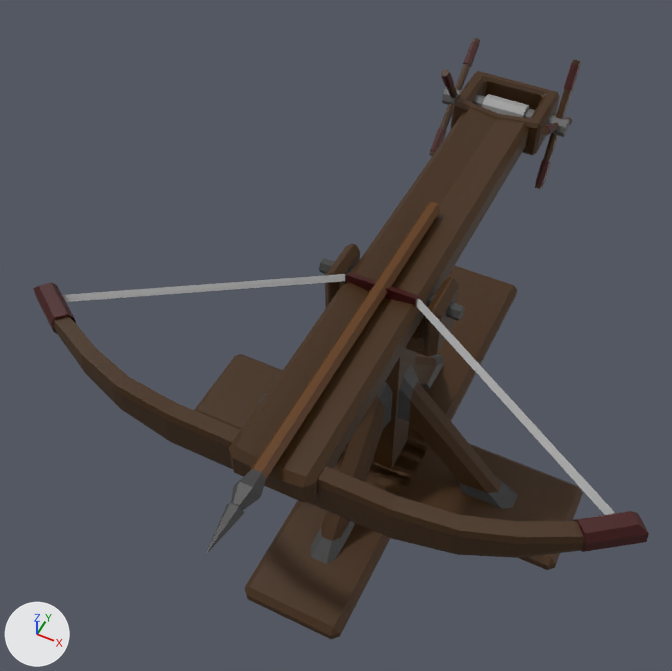
One commit to the FBX model Blender_Models/FPX/Test/Ballista.fbx: the scene before it, then after it.
One viewpoint serves both versions: a 50 mm camera at (1.02, -2.68, 4.13) aimed at (-0.31, -0.03, 0.82). Every picture has the same lights, and +X, +Y and +Z are marked at lower left. Where no turn or scale is listed for an object, it has been applied to the vertices. Vertices at the same position are counted once.

Before the edit, the objects in view are built like this:
```python
me_cube_019 = bpy.data.meshes.new('Cube.019')
me_cube_019.from_pydata(...)  # 300 vertices, 312 faces; spans x -1.02..1.02, y -1.02..1.48, z -0.07..1.29
me_cube_019.materials.append(mat_gamecolors)  # picture img_gamecolors_png
me_cube_025 = bpy.data.meshes.new('Cube.025')
me_cube_025.from_pydata(...)  # 290 vertices, 296 faces; spans x -127.0..127.0, y -14.0..15.0, z -912.0..610.0
me_cube_025.materials.append(mat_gamecolors)  # picture img_gamecolors_png
# before: 172 (-16.0, 9.0, 45.0) at pixel (348, 273), 173 (-16.0, 7.0, 62.0) at pixel (345, 281), 174 (-16.0, 10.0, 62.0) at pixel (345, 275), 178 (16.0, 9.0, 45.0) at pixel (418, 298), 179 (16.0, 7.0, 62.0) at pixel (415, 305)
# before: 180 (16.0, 10.0, 62.0) at pixel (416, 299)
me_cylinder_011 = bpy.data.meshes.new('Cylinder.011')
me_cylinder_011.from_pydata(...)  # 445 vertices, 364 faces; spans x -0.336..0.332, y 1.144..1.746, z -0.294..0.309
me_cylinder_011.materials.append(mat_gamecolors)  # picture img_gamecolors_png
ob_ballista_charging = bpy.data.objects.new('Ballista_Charging', me_cylinder_011)
ob_ballista_charging.location = (-0.034, -0.054, 1.281)
ob_ballista_foot = bpy.data.objects.new('Ballista_Foot', me_cube_019)
ob_ballista_foot.location = (-0.032, -0.048, 0.074)
ob_ballista_rope = bpy.data.objects.new('Ballista_Rope', me_cube_025)
ob_ballista_rope.location = (-0.032, -0.051, 1.283)
ob_ballista_rope.rotation_euler = (1.571, 0.0, 0.0)  # degrees (90, 0, 0)
ob_ballista_rope.scale = (0.0101, 0.0101, 0.00177)
# also in view: 'Ballista_Arrow' at (-0.04, -0.56, 1.38)
```
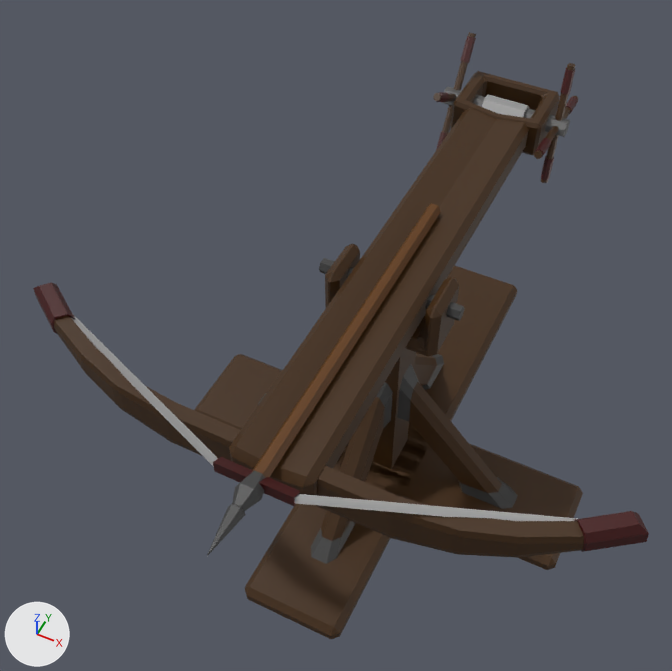
Where the newer file only moved an object's origin or applied its transform, the numbers keep the older frame.

Where the change shows, as pixel boxes [x1, y1, x2, y2] in the pictures (672 x 671 px; the box of a moved part takes in the faces that stretch with it):
```json
{"object": "Ballista_Charging", "change": "reshaped", "before": [429, 38, 581, 189], "after": [433, 32, 578, 183]}
{"part": 2, "of": "me_cube_025", "change": "moved or reshaped", "before": [345, 272, 420, 307], "after": [213, 457, 300, 506]}
{"part": 3, "of": "me_cube_025", "change": "moved or reshaped", "before": [62, 274, 615, 515], "after": [72, 315, 578, 521]}
```

Scene script edits in JSON lines:
```json
{"block": "me_cylinder_011", "where": "me_cylinder_011.from_pydata(...)  # 445 vertices, 364 faces; spans x -0.336..0.332, y 1.144..1.746, z -0.294..0.309"}
{"block": "me_cylinder_011", "where": "# used by ob_ballista_charging; location = (-0.034, -0.054, 1.281)"}
{"block": "me_cylinder_011", "change": "me_cylinder_011 part 1: the whole mesh is multiplied about its middle by the matrix ((1.0, 0.0, 0.0), (0.0, 0.938, -0.369), (0.0, 0.369, 0.938)), then moved by (0.0, 0.001, -0.001)"}
{"block": "me_cube_025", "where": "me_cube_025.from_pydata(...)  # 290 vertices, 296 faces; spans x -127.0..127.0, y -14.0..15.0, z -912.0..610.0"}
{"block": "me_cube_025", "where": "# used by ob_ballista_rope; location = (-0.032, -0.051, 1.283); rotation_euler = (1.571, 0.0, 0.0), in degrees (90, 0, 0); scale = (0.0101, 0.0101, 0.00177)"}
{"block": "me_cube_025", "change": "me_cube_025 part 2: the loose piece of 18 vertices spanning x -16.0..16.0, y 6.0..11.0, z 38.0..66.0 is moved by (0.0, 0.0, 593.0)"}
{"block": "me_cube_025", "change": "me_cube_025 part 3"}
{"op": "add", "block": "me_cube_025", "code": "for i in [172, 173, 174, 178, 179, 180]: me_cube_025.vertices[i].co += Vector((0.0, 0.0, 593.0))"}
```
